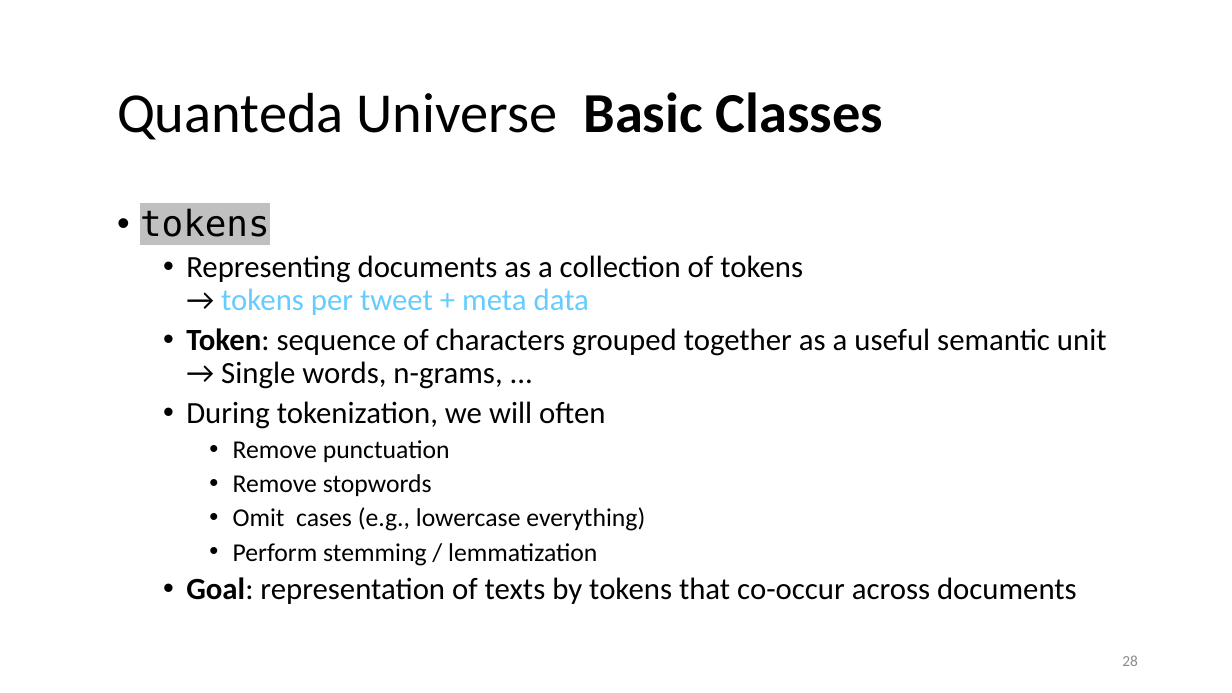
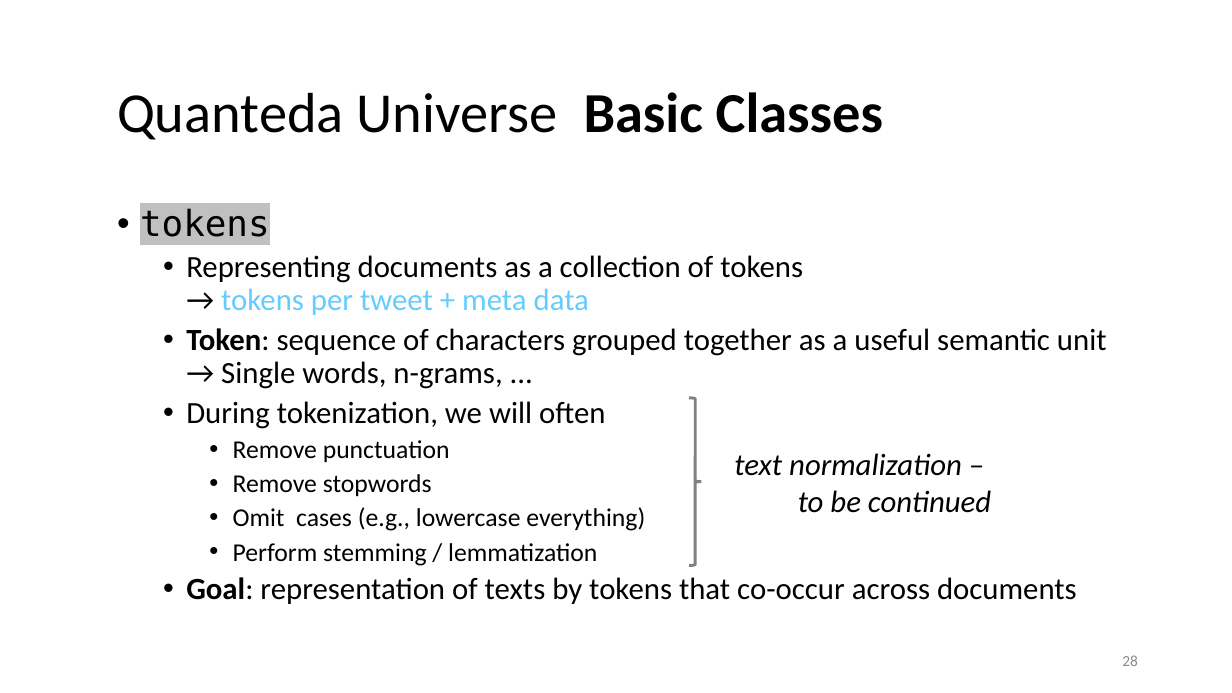
Before and after one commit to lisa-wm/consulting, a slide deck: slide 28 of 5_seminar/Contents_Part_01/Präsentation_Teil1.pptx. Drawn at 1232x693 pixels with LibreOffice and Linux fonts; fonts in the diff are those of the drawing. Boxes give left, top, right and bottom in pixels: in the first picture for what was removed or moved away, otherwise in the second. Text is boxed around its words. In the diff, an @@ line names an element or a change of style, - is before the commit and + after.

```diff
--- a/5_seminar/Contents_Part_01/Präsentation_Teil1.pptx
+++ b/5_seminar/Contents_Part_01/Präsentation_Teil1.pptx
@@ right brace added at [689, 398, 701, 566], outline #808080 2.25 pt @@
@@ speech box added at [669, 459, 1001, 505], 24 pt, text #000000, italic @@
+text normalization –
+to be continued
```
Also in this commit, not shown: 5 other files.
